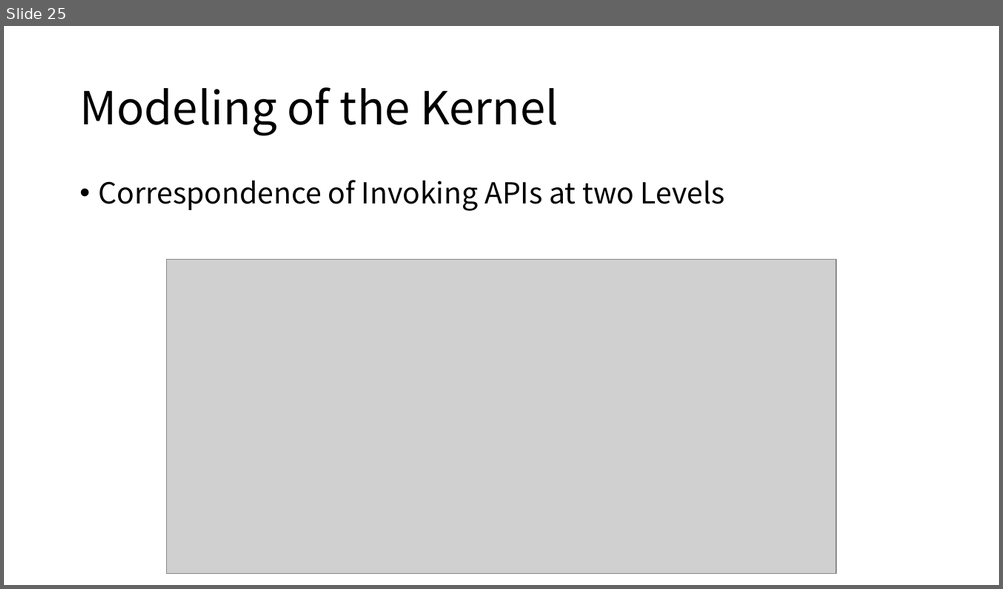
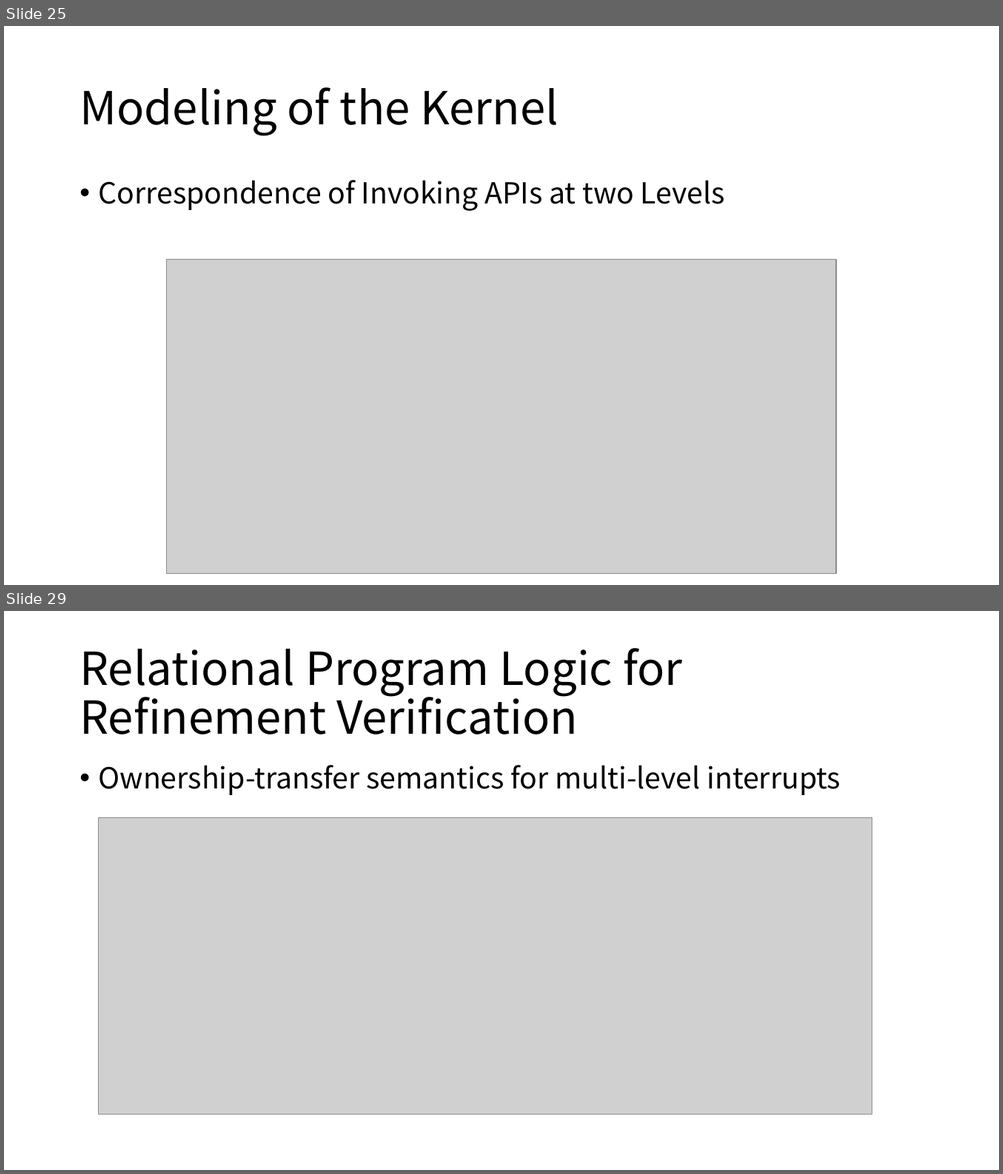
Before and after one commit to Jackguo123/os_paper, a slide deck: PPT/μ_cos.pptx. Shown one above the other, each under a label of ours: slide 25 before the commit, slides 25 and 29 after it; the slides between them are not shown. The pictures are 1003x589 and 1003x1174 pixels, drawn with LibreOffice and Linux fonts; fonts in the diff are those of the drawing; grey boxes stand for pictures. Boxes give left, top, right and bottom in pixels: in the first picture for what was removed or moved away, otherwise in the second. Text is boxed around its words. In the diff, an @@ line names an element or a change of style, - is before the commit and + after.

```diff
--- a/PPT/μ_cos.pptx
+++ b/PPT/μ_cos.pptx
@@ slide 29 added at (x1=4, y1=611, x2=999, y2=1170), background #FFFFFF @@
@@ title added at (x1=79, y1=648, x2=683, y2=735), 44 pt, text #000000 @@
+Relational Program Logic for Refinement Verification
@@ text added at (x1=99, y1=765, x2=840, y2=795), 28 pt, text #000000 @@
+• Ownership-transfer semantics for multi-level interrupts
@@ picture added at (x1=98, y1=817, x2=871, y2=1115) @@
```
Also in this commit, not shown: 1 slide changed, 3 other slides added, 5 other files.
